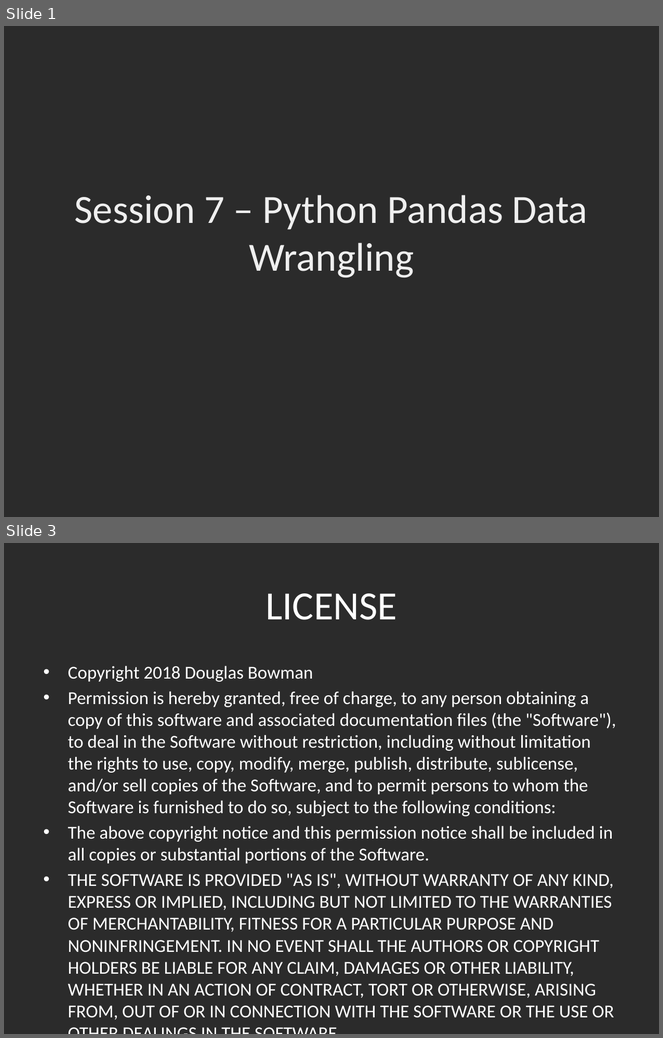
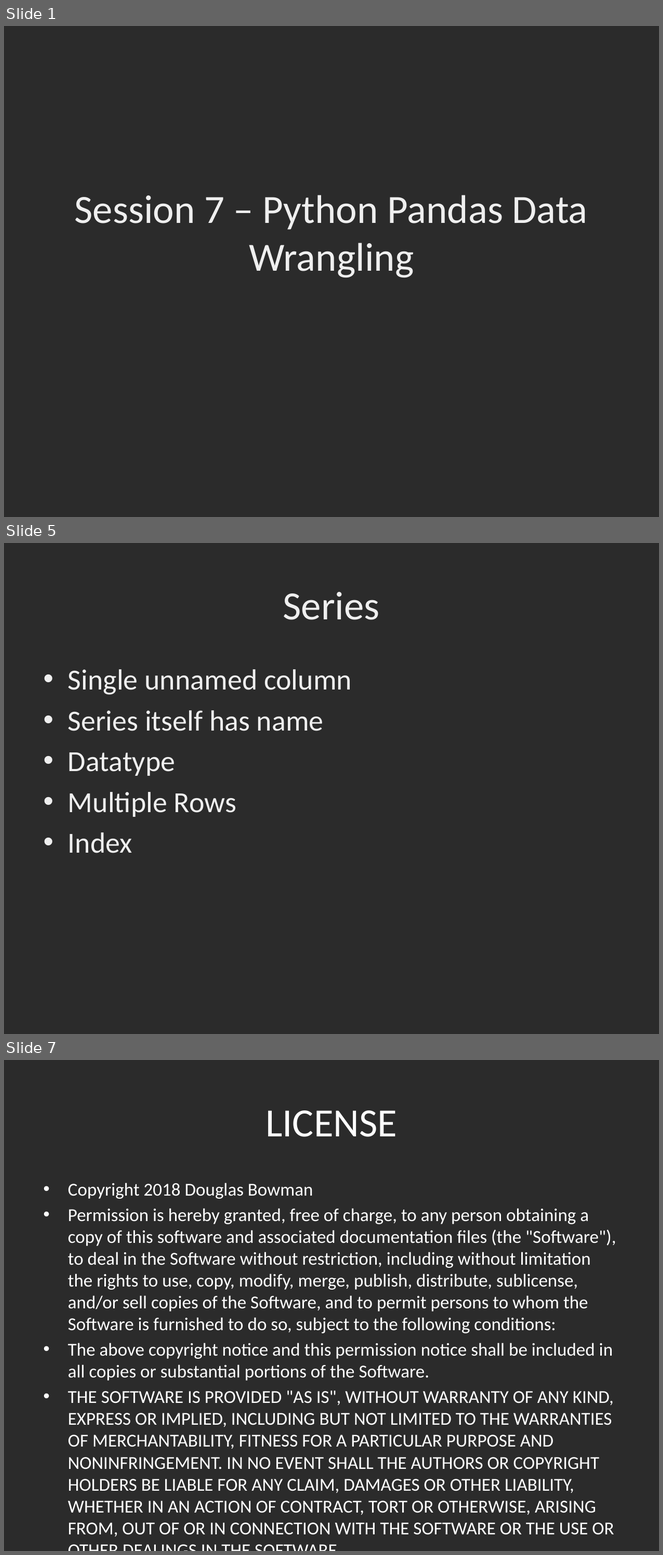
Before and after one commit to dbowmans46/PracticalProgramming, a slide deck: Session 7 - Python/Instructional Material/Session 7 – Python Pandas Data Wrangling.pptx. Shown one above the other, each under a label of ours: slides 1 and 3 before the commit, slides 1, 5 and 7 after it; the slides between them are not shown. The pictures are 663x1038 and 663x1555 pixels, drawn with LibreOffice and Linux fonts; fonts in the diff are those of the drawing; background and template pictures are left out; a plain dark background stands for a picture behind light text. Boxes give left, top, right and bottom in pixels: in the first picture for what was removed or moved away, otherwise in the second. Text is boxed around its words. In the diff, an @@ line names an element or a change of style, - is before the commit and + after.

```diff
--- a/Session 7 - Python/Instructional Material/Session 7 – Python Pandas Data Wrangling.pptx
+++ b/Session 7 - Python/Instructional Material/Session 7 – Python Pandas Data Wrangling.pptx
@@ slide 5 added at [4, 543, 659, 1034], background picture (left out) @@
@@ title added at [283, 592, 380, 620], 44 pt, text #EFEFEF @@
+Series
@@ text added at [68, 669, 352, 853], 32 pt, text #EFEFEF @@
+• Single unnamed column
+• Series itself has name
+• Datatype
+• Multiple Rows
+• Index
@@ what was slide 3 is now slide 7 @@
```
Also in this commit, not shown: 1 slide changed, 3 other slides added, 3 other files.
